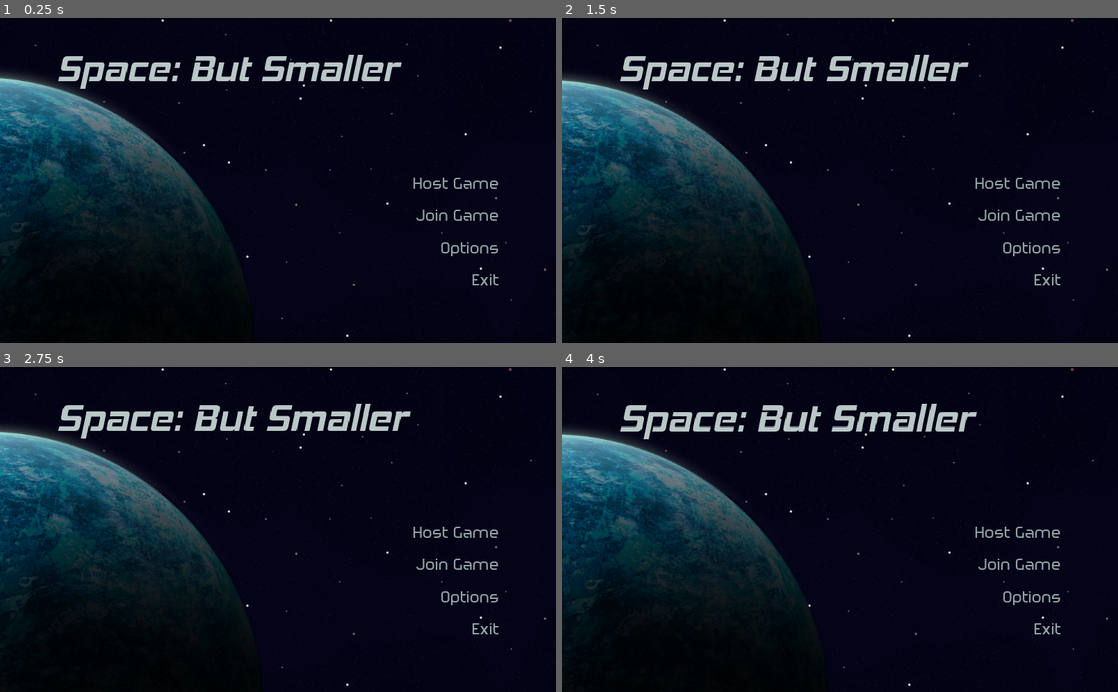
Above: before the commit, frames 1-4 (two rows, left to right).
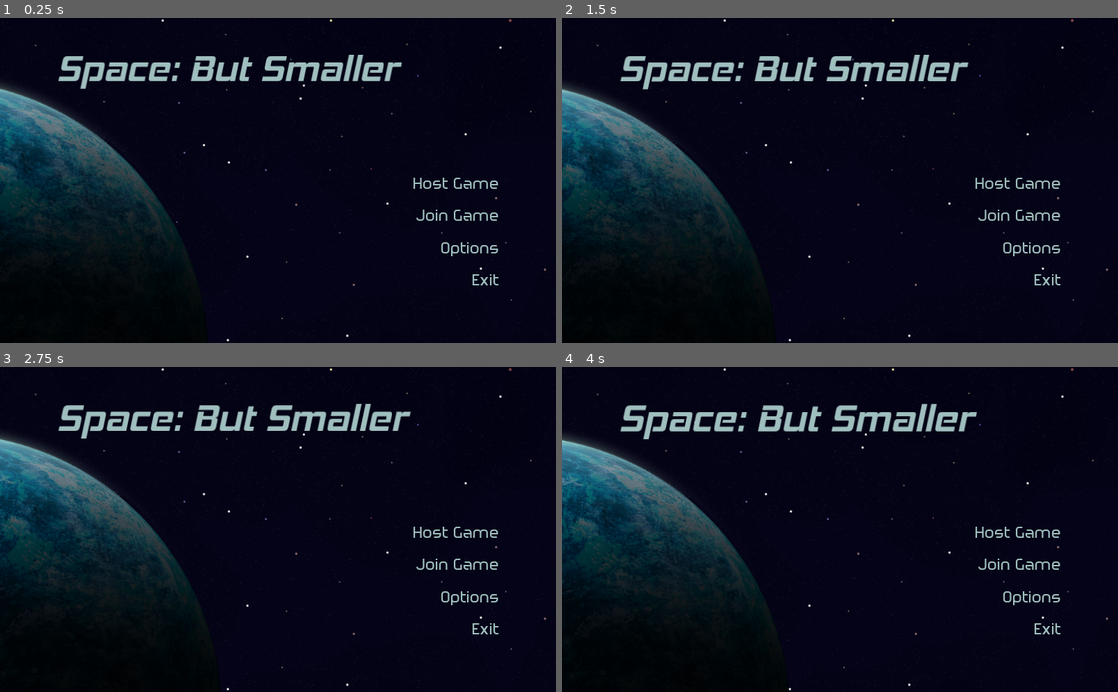
Above: after the commit, the same moments.

Repository: Bradels/minijam2022
Game: Godot game, scene res://Main.tscn
Same seed, same stepped clock (60 frames per second), same inputs: the game is played once before the commit and once after it.
Inputs (mouse positions are in pixels of both pictures, inside the frame that each line leads up to):
- Up to frame 1 (0.25 s): no input
- Up to frame 2 (1.5 s): move the mouse to (962, 164) at 0.52 s; press the mouse at (962, 164) at 0.53 s; hold D (right) 0.53-1.28 s; move the mouse to (728, 196) at 1.27 s; release the mouse at (728, 196) at 1.28 s; hold S (down) from 1.28 s (still down); right-click (728, 196) at 1.35 s
- Up to frame 3 (2.75 s): move the mouse to (333, 458) at 2.02 s; release S (down) at 2.03 s; hold D (right) from 2.03 s (still down); hold Mouse wheel up (zoom_in) from 2.03 s (still down)
- Up to frame 4 (4 s): move the mouse to (812, 594) at 2.77 s; release D (right) at 2.78 s; release Mouse wheel up (zoom_in) at 2.78 s; hold W (ship_forward) 2.78-3.53 s; tap Mouse wheel down (zoom_out) at 2.85 s; move the mouse to (1006, 578) at 3.52 s; press the mouse at (1006, 578) at 3.53 s; hold A (left) from 3.53 s (still down)

The runs differ from the first frame. In frame 1, 9.8% of the frame differs, in the area x 0-90%, y 11-100%; in frame 2, 9.9%; in frame 3, 9.9%; in frame 4, 9.9%.

Commit message:
Menu planet path

Diff:
--- a/Assets/Themes/MenuTheme.tres
+++ b/Assets/Themes/MenuTheme.tres
@@ -21,7 +21,7 @@
 
 [resource]
 default_font = SubResource( 6 )
-Button/colors/font_color = Color( 0.576471, 0.635294, 0.647059, 1 )
+Button/colors/font_color = Color( 0.627451, 0.74902, 0.74902, 1 )
 Button/styles/disabled = SubResource( 2 )
 Button/styles/focus = SubResource( 3 )
 Button/styles/hover = SubResource( 7 )
--- a/Components/Menus/Menu.gd
+++ b/Components/Menus/Menu.gd
@@ -20,8 +20,9 @@
 
 
 func _process(delta):
-	$Background/Planet.position.x += 6 * delta
-	$Background/Planet.position.y += 4 * delta
+	#$Background/Planet.position.x += 6 * delta
+	#$Background/Planet.position.y += 4 * delta
+	$Background/PlanetPath/PathFollow.offset += 10 * delta
 	var scale_speed = title_scale_speed * title_scale_dir * delta
 	$Background/Title.rect_scale += Vector2(scale_speed, scale_speed)
 	if $Background/Title.rect_scale.x > 1.2:
--- a/Main.tscn
+++ b/Main.tscn
@@ -11,13 +11,19 @@
 [ext_resource path="res://Main.gd" type="Script" id=9]
 [ext_resource path="res://Assets/Audio/ButtonPress.mp3" type="AudioStream" id=10]
 
+[sub_resource type="Curve2D" id=3]
+_data = {
+"points": PoolVector2Array( -317.641, 77.912, 317.641, -77.912, -768, 160, -268.634, -179.619, 268.634, 179.619, 224, 344, 39.2296, -265.897, -39.2296, 265.897, 576, 1064 )
+}
+
 [sub_resource type="DynamicFont" id=1]
 size = 69
+use_filter = true
 font_data = ExtResource( 6 )
 
 [sub_resource type="Theme" id=2]
 default_font = SubResource( 1 )
-Label/colors/font_color = Color( 0.729412, 0.784314, 0.784314, 1 )
+Label/colors/font_color = Color( 0.627451, 0.74902, 0.74902, 1 )
 
 [node name="Main" type="Node"]
 script = ExtResource( 9 )
@@ -63,8 +69,19 @@
 "_edit_use_anchors_": false
 }
 
-[node name="Planet" type="Sprite" parent="CanvasLayer/Menu/Background"]
-position = Vector2( -56, 608 )
+[node name="PlanetPath" type="Path2D" parent="CanvasLayer/Menu/Background"]
+position = Vector2( -80, 488 )
+curve = SubResource( 3 )
+
+[node name="PathFollow" type="PathFollow2D" parent="CanvasLayer/Menu/Background/PlanetPath"]
+position = Vector2( -70.3587, 202.949 )
+rotation = -0.138005
+offset = 712.52
+rotate = false
+
+[node name="Planet" type="Sprite" parent="CanvasLayer/Menu/Background/PlanetPath/PathFollow"]
+position = Vector2( 17.2866, -76.1134 )
+rotation = 0.13935
 texture = ExtResource( 7 )
 
 [node name="Title" type="Label" parent="CanvasLayer/Menu/Background"]
Not shown: 1 places in Main.tscn that only renumber resources
